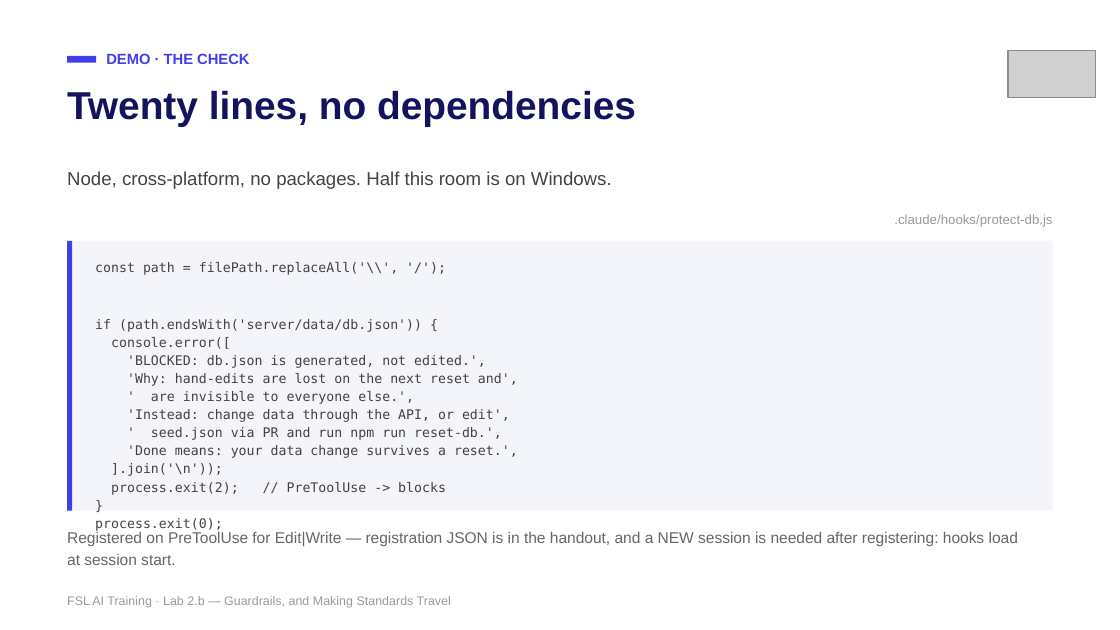
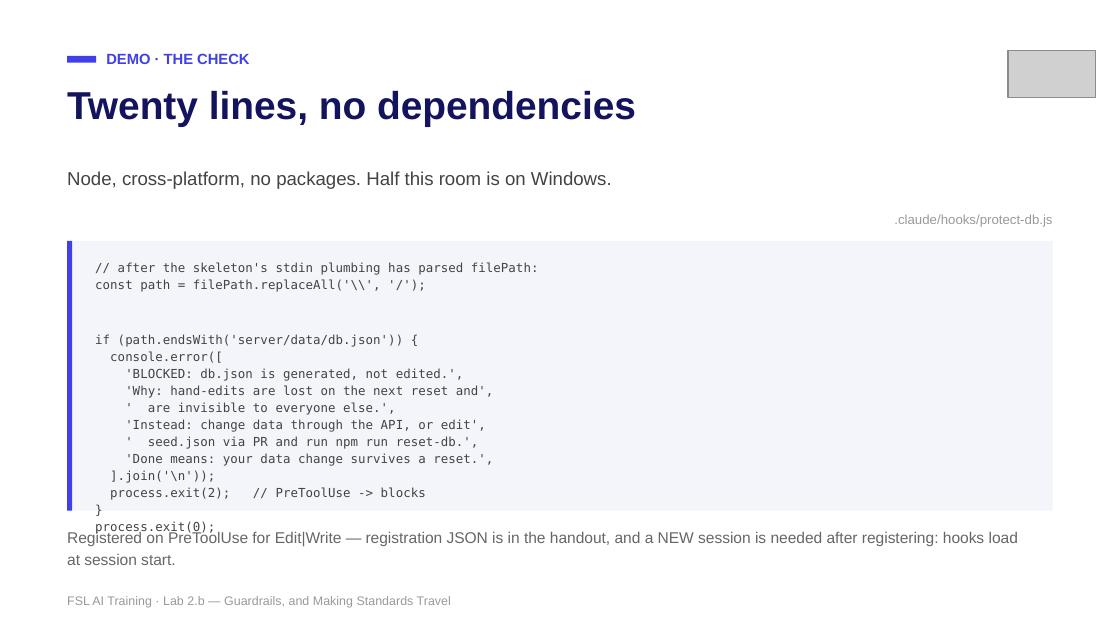
Before and after one commit to mike-tajmajer-fullstacklabs/fsl-taskboard-lab, a slide deck: slide 16 of docs/instructor/lab-2b-guardrails.pptx. Drawn at 1120x630 pixels with LibreOffice and Linux fonts; fonts in the diff are those of the drawing; grey boxes stand for pictures. Boxes give left, top, right and bottom in pixels: in the first picture for what was removed or moved away, otherwise in the second. Text is boxed around its words. In the diff, an @@ line names an element or a change of style, - is before the commit and + after.

```diff
--- a/docs/instructor/lab-2b-guardrails.pptx
+++ b/docs/instructor/lab-2b-guardrails.pptx
@@ text at (118,262,539,275): paragraph added @@
+// after the skeleton's stdin plumbing has parsed filePath:
@@ text at (95,279,494,500): size 8.5 to 8 pt in "const path = filePath.replaceAll('\\', '/');", "if (path.endsWith('server/data/db.json')) {", "console.error([", "'BLOCKED: db.json is generated, not edited.'," and 9 more places @@
```
Also in this commit, not shown: 1 other slide changed, 1 slide added, 2 slides removed, 17 other files.
